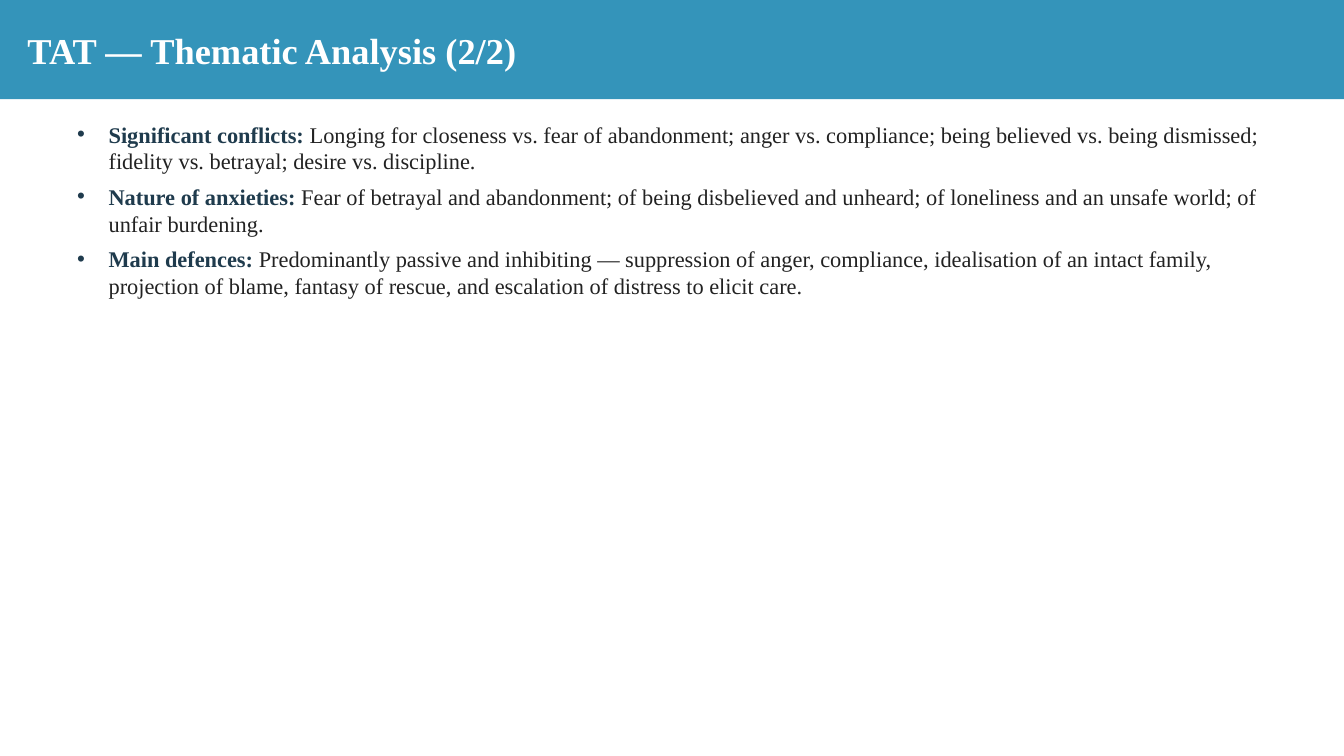
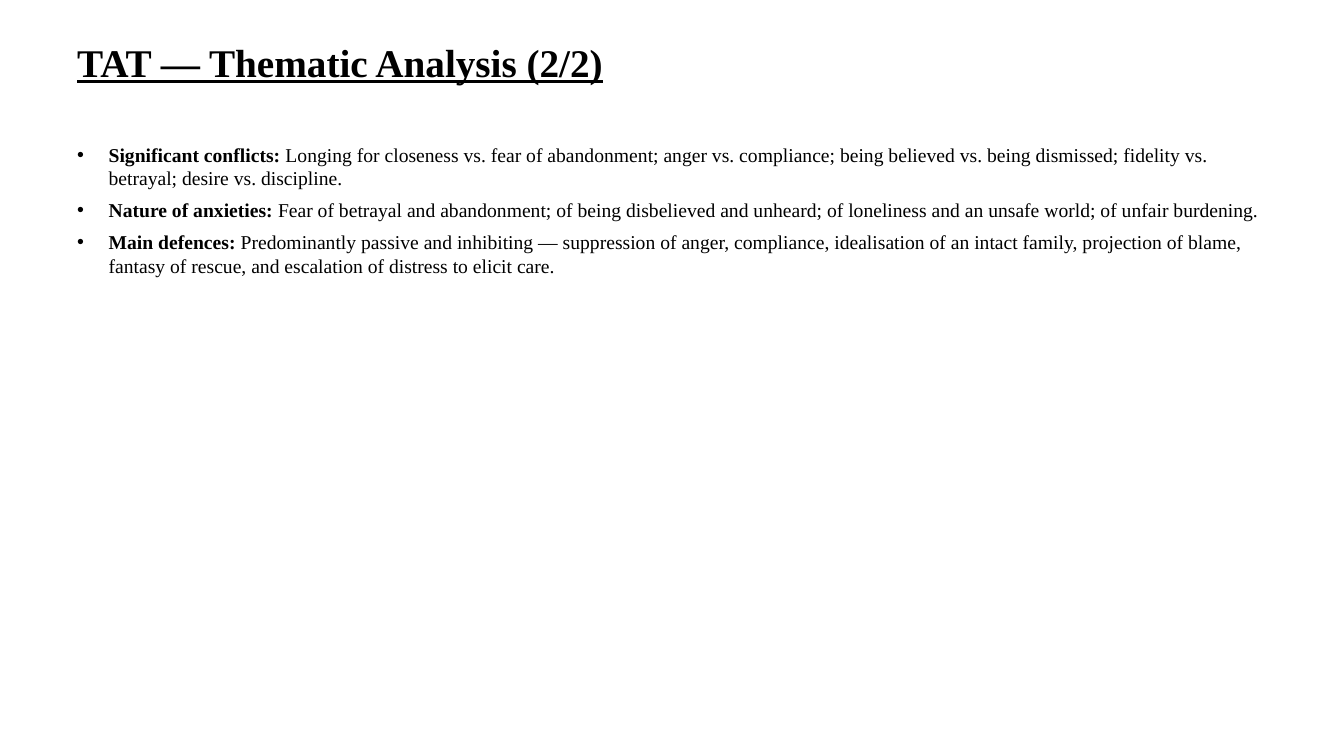
Before and after one commit to tejasdangodra786-byte/Dango-kiro, a slide deck: slide 19 of Mamta_Saini_Case_Conference.pptx. Drawn at 1344x756 pixels with LibreOffice and Linux fonts; fonts in the diff are those of the drawing. Boxes give left, top, right and bottom in pixels: in the first picture for what was removed or moved away, otherwise in the second. Text is boxed around its words. In the diff, an @@ line names an element or a change of style, - is before the commit and + after.

Commit message:
Reformat case-conference PPT: white bg, TNR headings 28pt bold underlined, sub-headings 20pt, content 14pt, all black

```diff
--- a/Mamta_Saini_Case_Conference.pptx
+++ b/Mamta_Saini_Case_Conference.pptx
@@ text "TAT — Thematic Analysis (2/2)": place and size @@
-text "TAT — Thematic Analysis (2/2)" at <box>0,0,1344,99</box>
+text "TAT — Thematic Analysis (2/2)" at <box>77,49,603,84</box>
@@ text "TAT — Thematic Analysis (2/2)" at <box>77,49,603,84</box>: size 26 to 28 pt, text colour #FFFFFF to #000000, underline on; vertical alignment middle to top; fill #3494BA to none @@
@@ text "Significant conflicts: Longing for closeness ...": place and size @@
-text "Significant conflicts: Longing for closeness ..." at <box>109,127,1257,299</box>
+text "Significant conflicts: Longing for closeness ..." at <box>109,148,1257,278</box>
@@ text "Significant conflicts: Longing for closeness ..." at <box>109,148,1257,278</box>: size 16 to 14 pt; text colour #1F3B4D to #000000 in "Significant conflicts:", "Nature of anxieties:", "Main defences:"; text colour #222222 to #000000 in "Longing for closeness vs. fear of abandonment; ...", "Fear of betrayal and abandonment; of being ...", "Predominantly passive and inhibiting — suppression of ..." @@
```
Also in this commit, not shown: 33 other slides changed.
